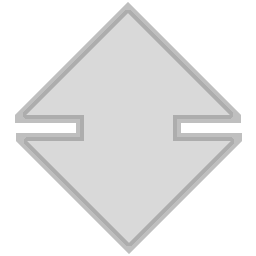
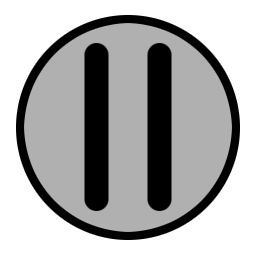
Layer changes from the first 256x256 image to the second:
added layer "Pause" above "Circle" over [84, 42, 172, 212]
showed "Circle" over [16, 15, 240, 240]
added layer "CancelPauseBack" above "RearviewBack" over [20, 19, 236, 236]
hid "no_throttle" over [15, 2, 242, 254]
